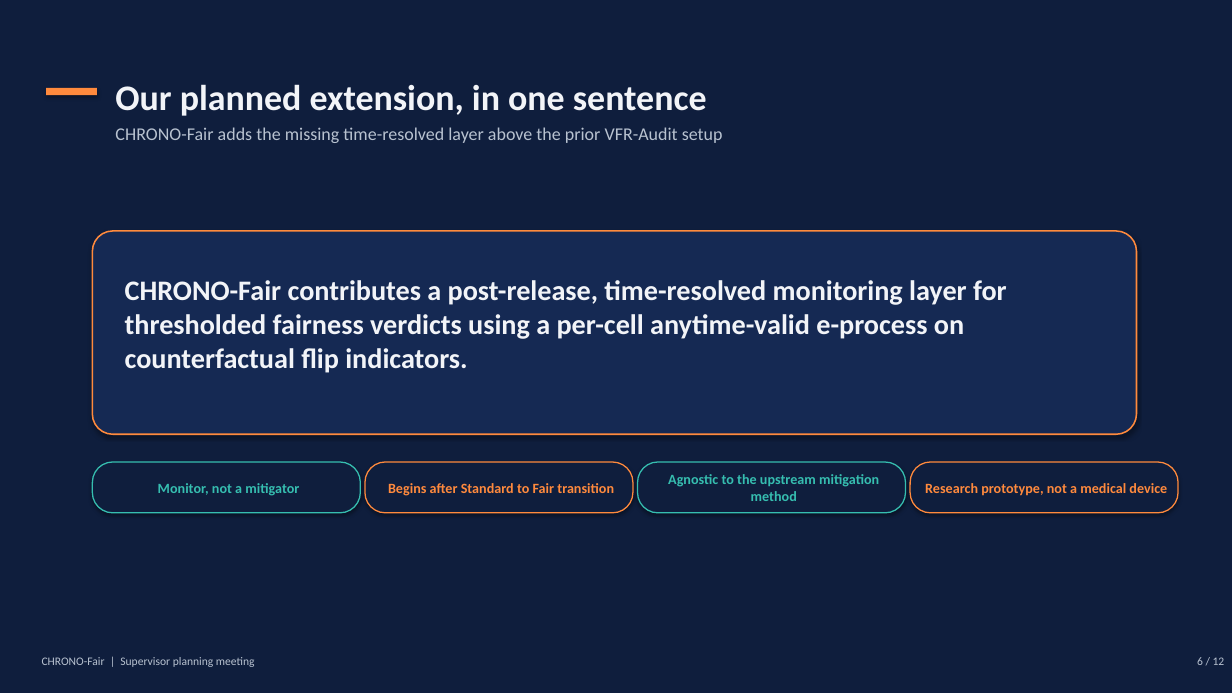
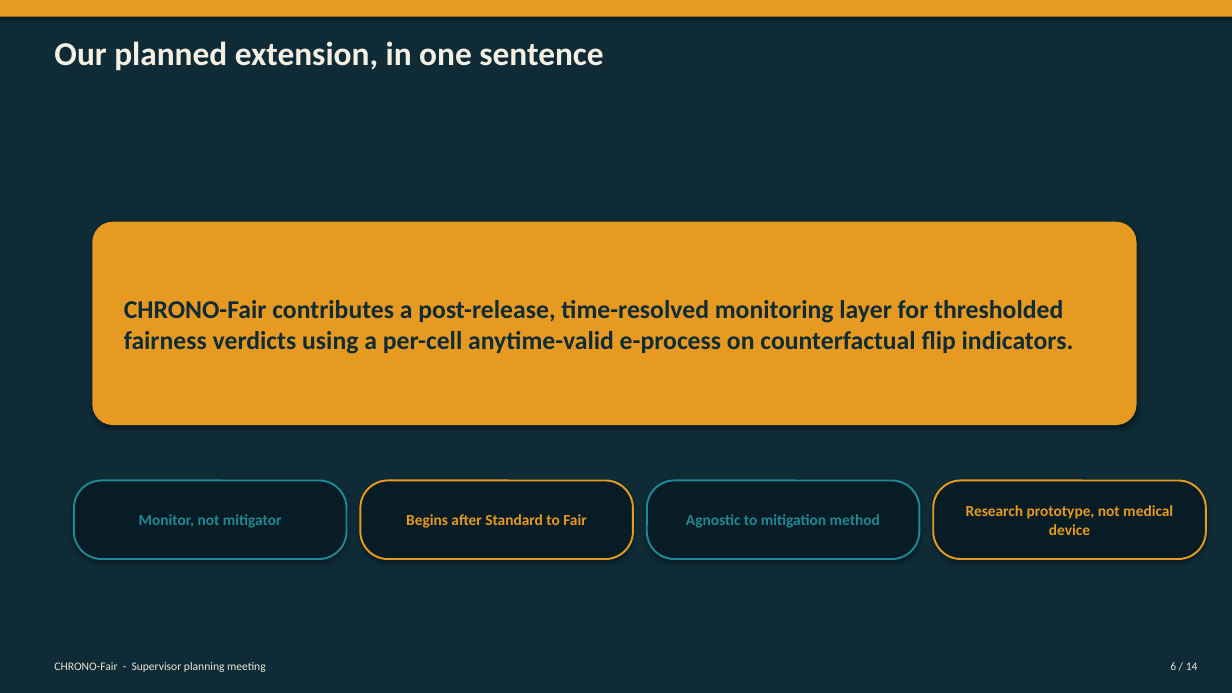
Before and after one commit to MdJoy31/Length-of-stay-prediction-using-Texas100x--Fairness, a slide deck: slide 6 of chrono_fair/presentation/CHRONO_Fair_supervisor_meeting.pptx. Drawn at 1232x693 pixels with LibreOffice and Linux fonts; fonts in the diff are those of the drawing. Boxes give left, top, right and bottom in pixels: in the first picture for what was removed or moved away, otherwise in the second. Text is boxed around its words. In the diff, an @@ line names an element or a change of style, - is before the commit and + after.

```diff
--- a/chrono_fair/presentation/CHRONO_Fair_supervisor_meeting.pptx
+++ b/chrono_fair/presentation/CHRONO_Fair_supervisor_meeting.pptx
@@ rectangle at bbox=[0, 0, 1232, 693]: fill #0F1E3D to #0E2B36; shadow on @@
@@ rectangle added at bbox=[0, 0, 1232, 17], fill #E69A21 @@
@@ text "Our planned extension, in one ...": place and size @@
-text "Our planned extension, in one ..." at bbox=[115, 84, 707, 116]
+text "Our planned extension, in one ..." at bbox=[54, 41, 603, 71]
@@ text "Our planned extension, in one ..." at bbox=[54, 41, 603, 71]: size 28 to 26 pt, text colour #F2F4F8 to #0E2B36 @@
@@ rectangle removed at bbox=[46, 88, 97, 95] @@
@@ text at bbox=[115, 127, 723, 143]: text changed; size 14 to 26 pt; text colour #B8C2D0 to #F3EFE3; bold on @@
-CHRONO-Fair adds the missing time-resolved layer above the prior VFR-Audit setup
+Our planned extension, in one sentence
@@ rounded rectangle: place and size @@
-rounded rectangle at bbox=[92, 231, 1137, 434]
+rounded rectangle at bbox=[92, 222, 1137, 425]
@@ rounded rectangle at bbox=[92, 222, 1137, 425]: fill #152953 to #E69A21; outline #FF8A3D 1.2 pt to none @@
@@ text "CHRONO-Fair contributes a post-release, time-resolved ...": place and size @@
-text "CHRONO-Fair contributes a post-release, time-resolved ..." at bbox=[125, 280, 1007, 373]
+text "CHRONO-Fair contributes a post-release, time-resolved ..." at bbox=[124, 300, 1074, 354]
@@ text "CHRONO-Fair contributes a post-release, time-resolved ..." at bbox=[124, 300, 1074, 354]: size 22 to 20 pt, text colour #F2F4F8 to #0E2B36 @@
@@ rounded rectangle at bbox=[74, 481, 347, 559]: fill #0F1E3D to #071C24; outline #36BEB0 1 pt to #218896 1.5 pt; proportions changed @@
@@ rounded rectangle: place and size @@
-rounded rectangle at bbox=[92, 462, 360, 513]
+rounded rectangle at bbox=[74, 481, 347, 559]
@@ rounded rectangle: place and size @@
-rounded rectangle at bbox=[365, 462, 633, 513]
+rounded rectangle at bbox=[360, 481, 633, 559]
@@ rounded rectangle at bbox=[360, 481, 633, 559]: fill #0F1E3D to #071C24; outline #FF8A3D 1 pt to #E69A21 1.5 pt; proportions changed @@
@@ rounded rectangle: place and size @@
-rounded rectangle at bbox=[638, 462, 906, 513]
+rounded rectangle at bbox=[647, 481, 920, 559]
@@ rounded rectangle at bbox=[647, 481, 920, 559]: fill #0F1E3D to #071C24; outline #36BEB0 1 pt to #218896 1.5 pt; proportions changed @@
@@ rounded rectangle at bbox=[933, 481, 1206, 559]: fill #0F1E3D to #071C24; outline #FF8A3D 1 pt to #E69A21 1.5 pt; proportions changed @@
@@ rounded rectangle: place and size @@
-rounded rectangle at bbox=[910, 462, 1178, 513]
+rounded rectangle at bbox=[933, 481, 1206, 559]
@@ text at bbox=[966, 505, 1173, 535]: text changed; size 11 to 12 pt; text colour #FF8A3D to #E69A21 @@
-Research prototype, not a medical device
+Research prototype, not medical device
@@ text at bbox=[139, 514, 282, 528]: text changed; size 11 to 12 pt; text colour #36BEB0 to #218896 @@
-Monitor, not a mitigator
+Monitor, not mitigator
@@ text at bbox=[406, 514, 586, 528]: text changed; size 11 to 12 pt; text colour #FF8A3D to #E69A21 @@
-Begins after Standard to Fair transition
+Begins after Standard to Fair
@@ text at bbox=[686, 514, 880, 528]: text changed; size 11 to 12 pt; text colour #36BEB0 to #218896 @@
-Agnostic to the upstream mitigation method
+Agnostic to mitigation method
@@ text at bbox=[54, 662, 266, 672]: text changed; text colour #B8C2D0 to #E9E4D6 @@
-CHRONO-Fair | Supervisor planning meeting
+CHRONO-Fair - Supervisor planning meeting
@@ text at bbox=[1170, 662, 1198, 670]: text changed; text colour #B8C2D0 to #E9E4D6 @@
-6 / 12
+6 / 14
```
Also in this commit, not shown: 10 other slides changed, 3 slides added, 1 slide removed.
